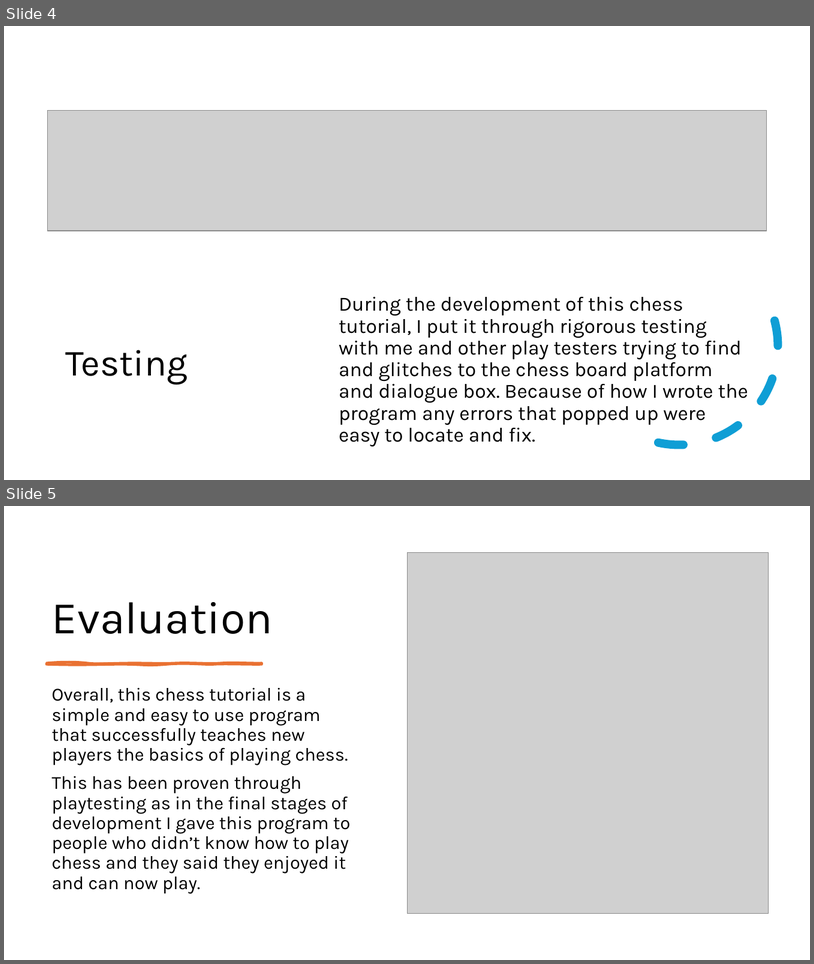
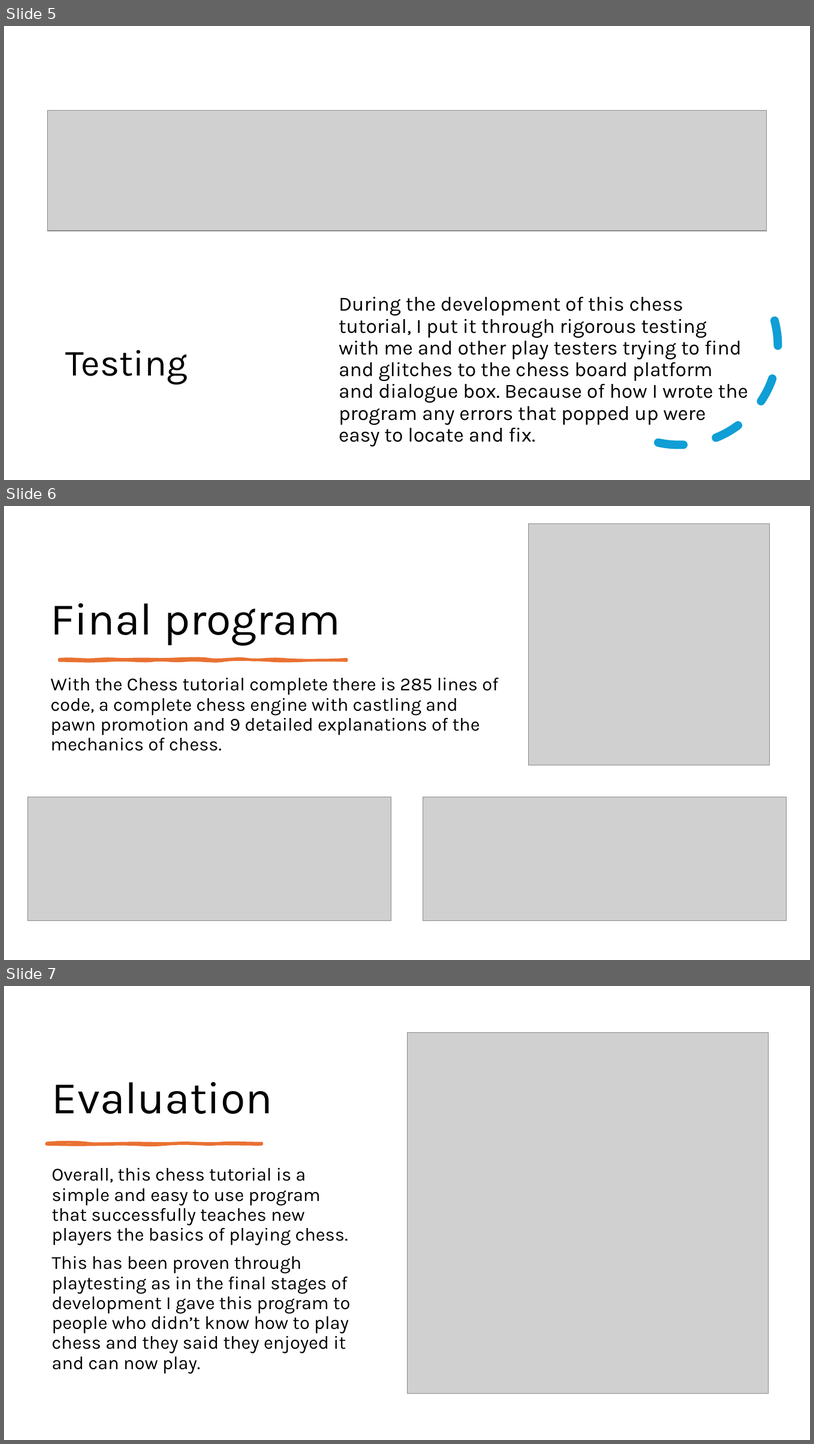
Before and after one commit to po1st/Chess_Tutorial_Tk, a slide deck: ChessTutorial.pptx. Shown one above the other, each under a label of ours: slides 4 and 5 before the commit, slides 5, 6 and 7 after it. The pictures are 814x964 and 814x1444 pixels, drawn with LibreOffice and Linux fonts; fonts in the diff are those of the drawing; grey boxes stand for pictures. Boxes give left, top, right and bottom in pixels: in the first picture for what was removed or moved away, otherwise in the second. Text is boxed around its words. In the diff, an @@ line names an element or a change of style, - is before the commit and + after.

```diff
--- a/ChessTutorial.pptx
+++ b/ChessTutorial.pptx
@@ slide 6 added at <box>4,506,810,960</box>, background #FFFFFF @@
@@ picture added at <box>529,523,770,765</box> @@
@@ title added at <box>51,603,341,646</box>, 54 pt, text #000000 @@
+Final program
@@ freeform shape added at <box>60,659,347,660</box>, fill #E97132, outline #E97132 3.25 pt @@
@@ text added at <box>51,678,498,751</box>, 22 pt, text #000000 @@
+With the Chess tutorial complete there is 285 lines of code, a complete chess engine with castling and pawn promotion and 9 detailed explanations of the mechanics of chess.
@@ picture added at <box>27,797,391,921</box> @@
@@ picture added at <box>423,797,787,921</box> @@
@@ what was slide 4 is now slide 5 @@
@@ what was slide 5 is now slide 7 @@
```
Also in this commit, not shown: 1 other slide added, 2 other files.
